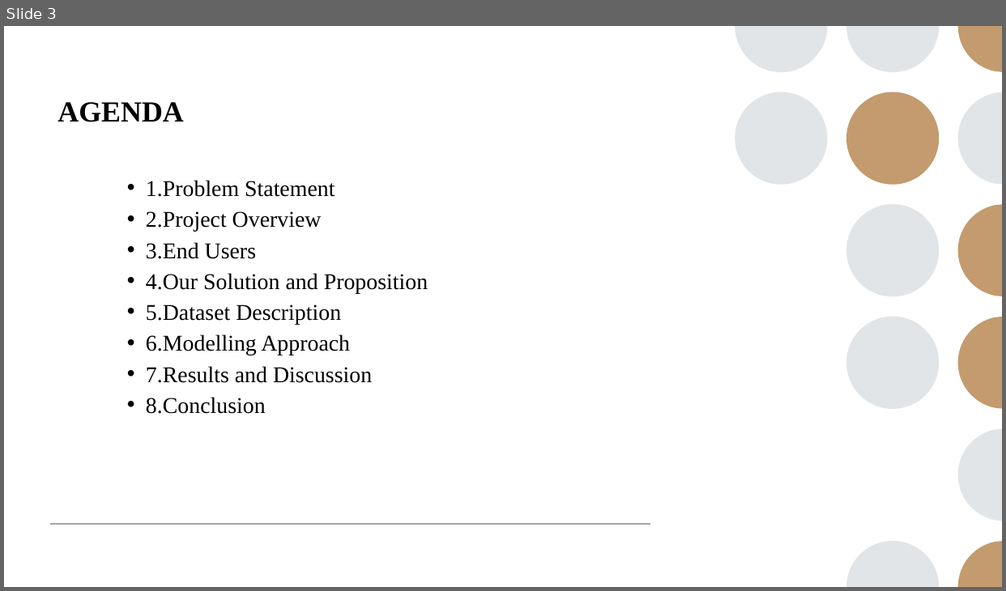
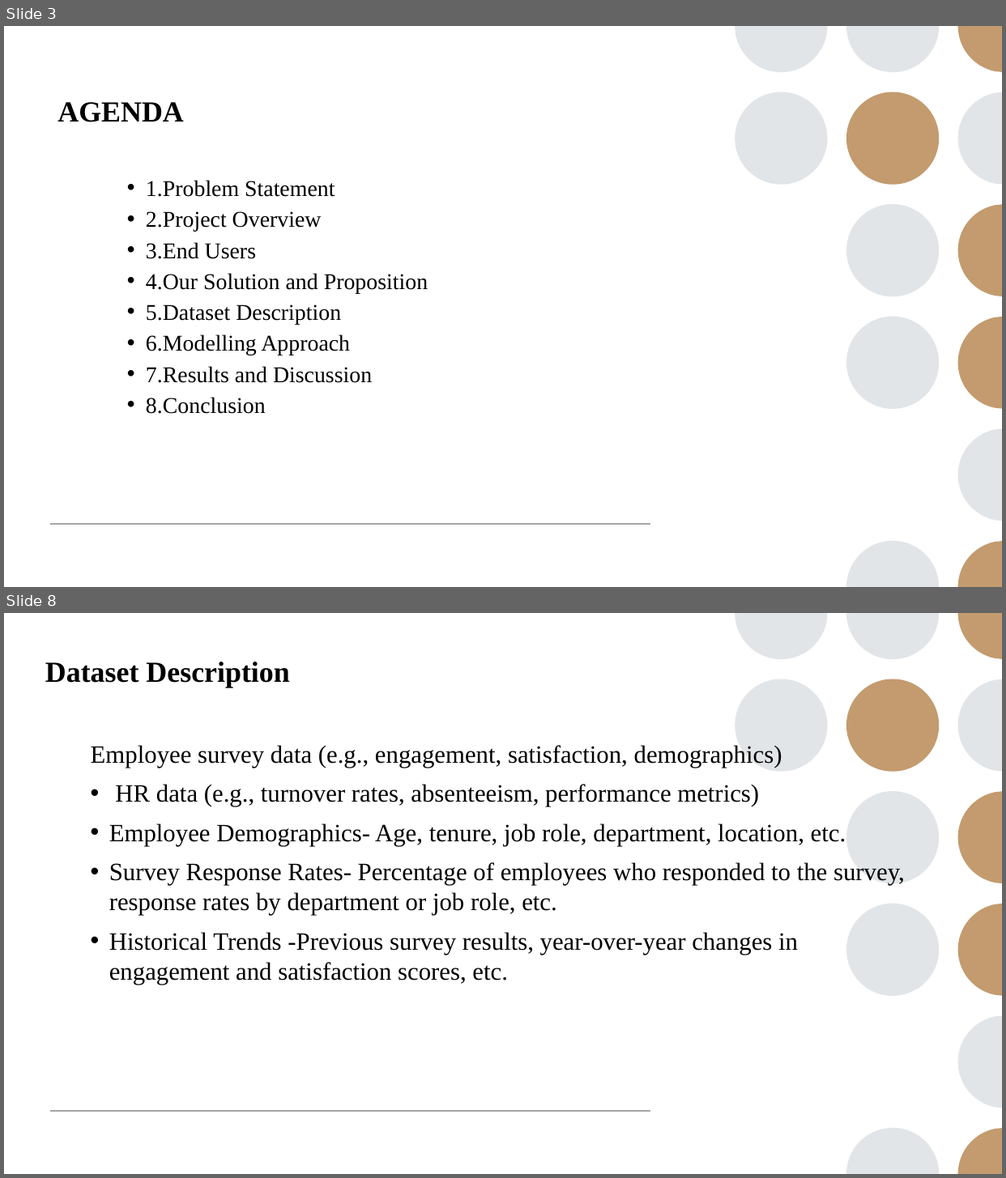
Before and after one commit to Saimeera785/TNSDC-DA-, a slide deck: sai meera ibm ppt.pptx. Shown one above the other, each under a label of ours: slide 3 before the commit, slides 3 and 8 after it; the slides between them are not shown. The pictures are 1006x591 and 1006x1178 pixels, drawn with LibreOffice and Linux fonts; fonts in the diff are those of the drawing. Boxes give left, top, right and bottom in pixels: in the first picture for what was removed or moved away, otherwise in the second. Text is boxed around its words. In the diff, an @@ line names an element or a change of style, - is before the commit and + after.

```diff
--- a/sai meera ibm ppt.pptx
+++ b/sai meera ibm ppt.pptx
@@ slide 8 added at (4,613,1002,1174), background #FFFFFF; not listed: 14 template elements that a slide beside it also shows @@
@@ title added at (45,662,289,688), 28 pt, text #000000, bold @@
+Dataset Description
@@ text added at (91,745,905,985), 24 pt, text #000000 @@
+• Employee survey data (e.g., engagement, satisfaction, demographics)
+  HR data (e.g., turnover rates, absenteeism, performance metrics)
+• Employee Demographics- Age, tenure, job role, department, location, etc.
+  Survey Response Rates- Percentage of employees who responded to the survey, response rates by department or job role, etc.
+• Historical Trends -Previous survey results, year-over-year changes in engagement and satisfaction scores, etc.
```
Also in this commit, not shown: 8 slides changed, 1 other slide added, 2 slides removed, 1 other file.
